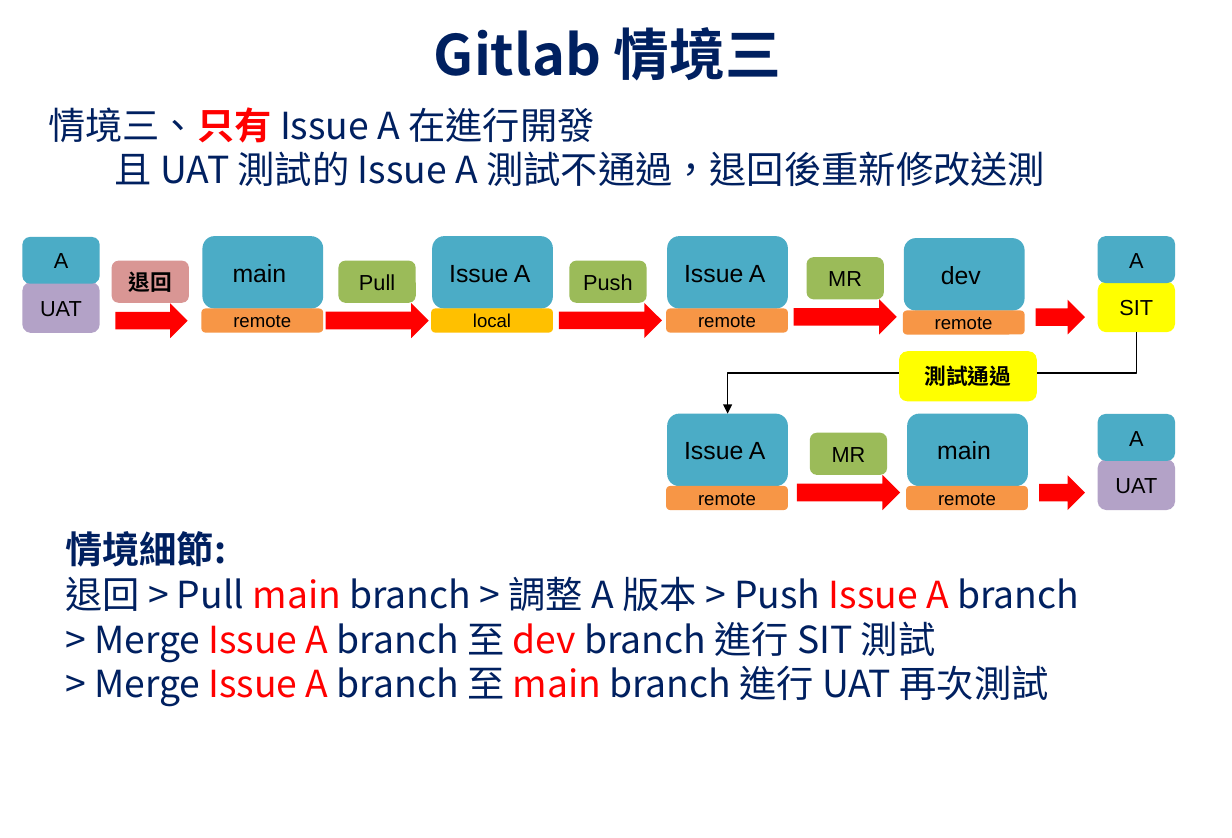
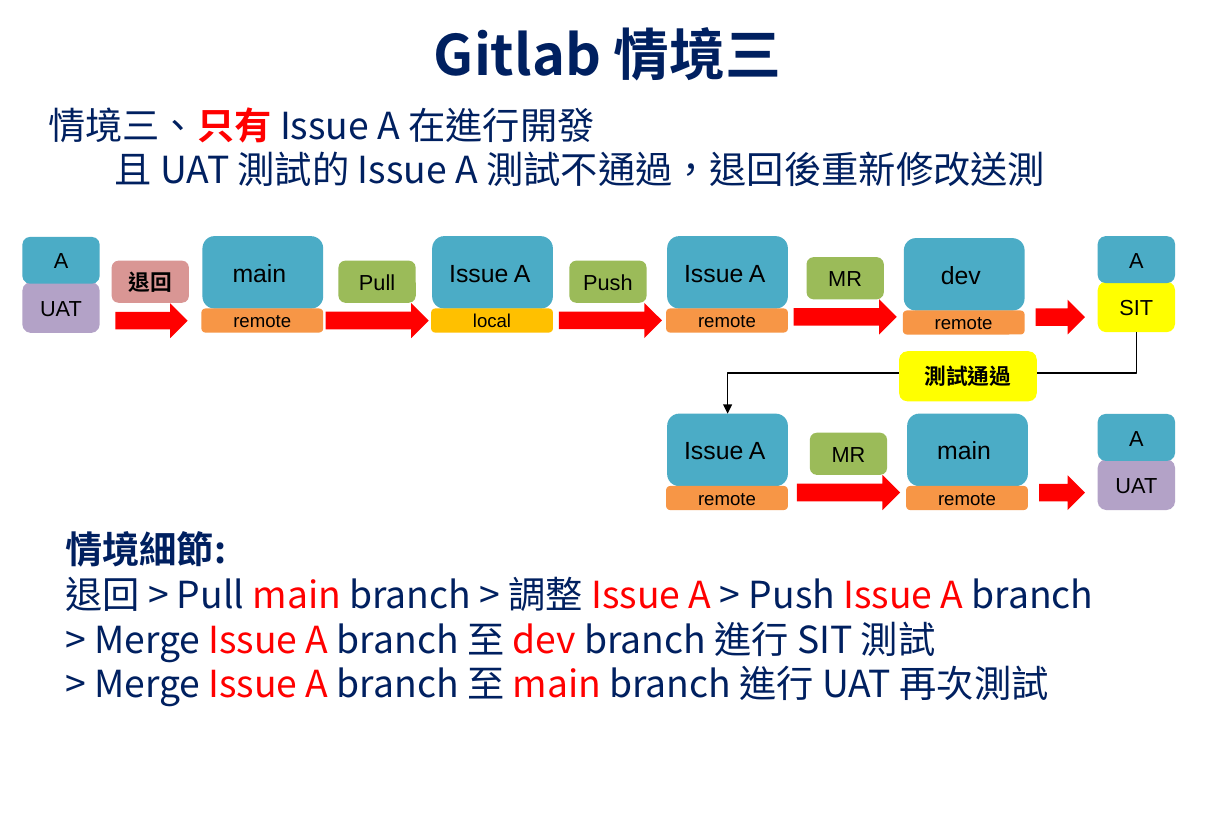
Before and after one commit to UDFWu/transfile, a slide deck: slide 4 of CICD Process.pptx. Drawn at 1232x838 pixels with LibreOffice and Linux fonts; fonts in the diff are those of the drawing; background and template pictures are left out. Boxes give left, top, right and bottom in pixels: in the first picture for what was removed or moved away, otherwise in the second. Text is boxed around its words. In the diff, an @@ line names an element or a change of style, - is before the commit and + after.

```diff
--- a/CICD Process.pptx
+++ b/CICD Process.pptx
@@ text at (65,576,1094,611): text changed @@
-退回 > Pull main branch > 調整 A 版本 > Push Issue A branch
+退回 > Pull main branch > 調整 Issue A > Push Issue A branch
```
Also in this commit, not shown: 5 other slides changed.
